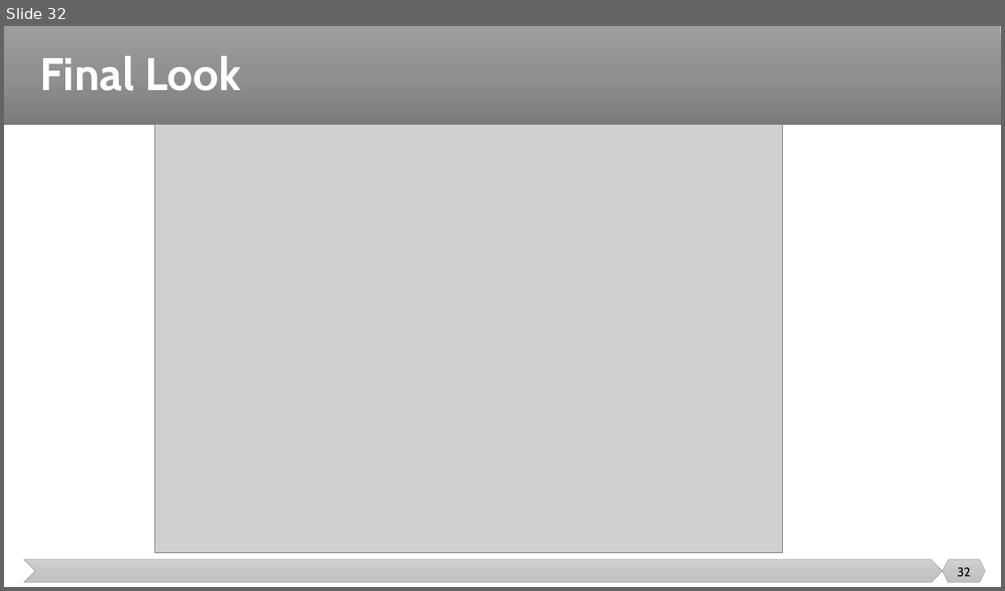
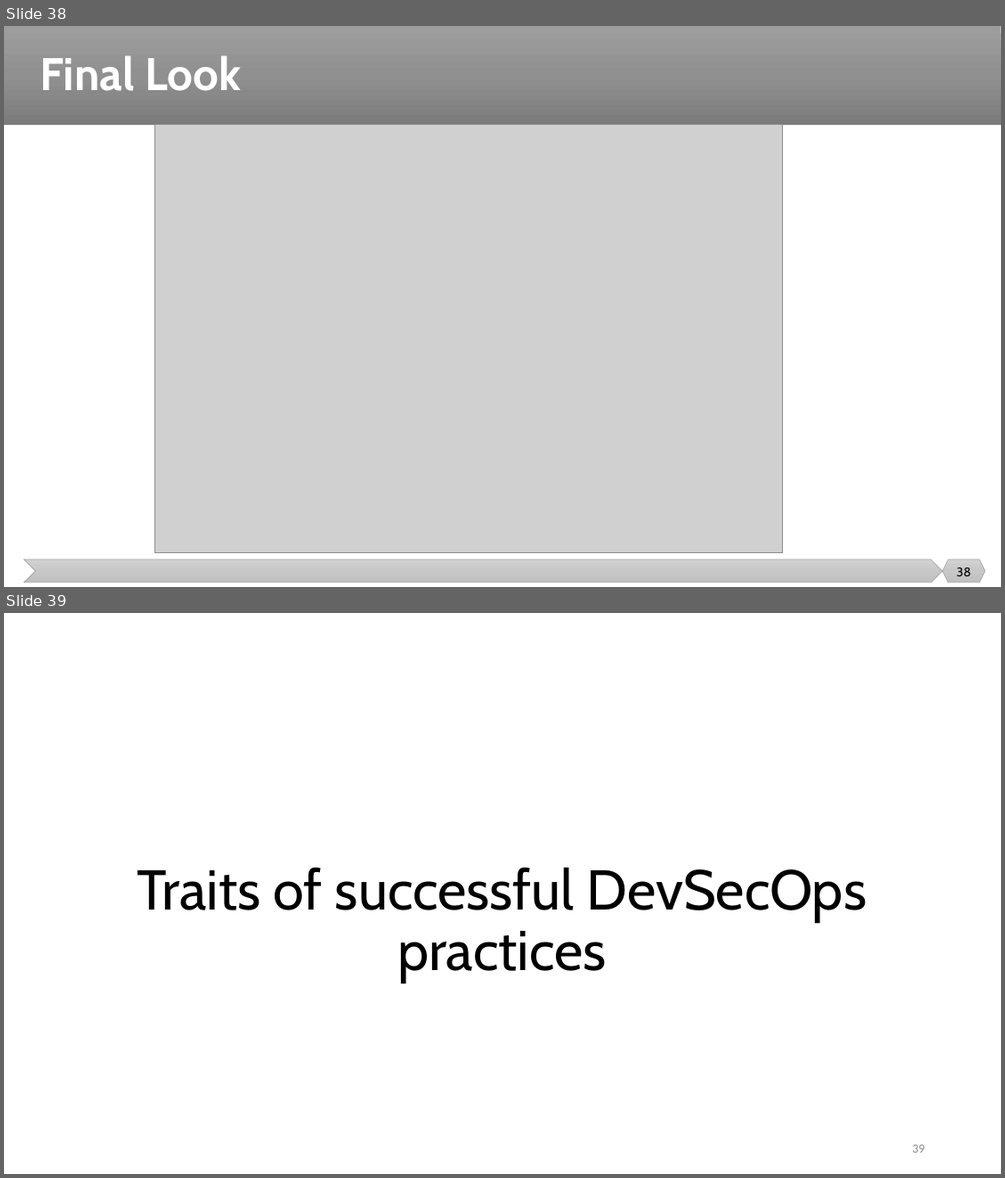
Before and after one commit to malenezi/malenezi, a slide deck: SE489/Lectures/9-DevSecOps/DevSecOps.pptx. Shown one above the other, each under a label of ours: slide 32 before the commit, slides 38 and 39 after it. The pictures are 1005x591 and 1005x1178 pixels, drawn with LibreOffice and Linux fonts; fonts in the diff are those of the drawing; grey boxes stand for pictures. Boxes give left, top, right and bottom in pixels: in the first picture for what was removed or moved away, otherwise in the second. Text is boxed around its words. In the diff, an @@ line names an element or a change of style, - is before the commit and + after.

```diff
--- a/SE489/Lectures/9-DevSecOps/DevSecOps.pptx
+++ b/SE489/Lectures/9-DevSecOps/DevSecOps.pptx
@@ slide 39 added at (x1=4, y1=613, x2=1001, y2=1174), background #FFFFFF @@
@@ title added at (x1=138, y1=867, x2=866, y2=982), 54 pt, text #000000 @@
+Traits of successful DevSecOps practices
@@ page number added at (x1=912, y1=1144, x2=924, y2=1152), 12 pt, text #8C8C8C @@
+39
@@ what was slide 32 is now slide 38 @@
@@ page number at (x1=956, y1=567, x2=971, y2=576): text changed @@
-32
+38
```
Also in this commit, not shown: 1 slide changed, 11 other slides added, 1 other file.
